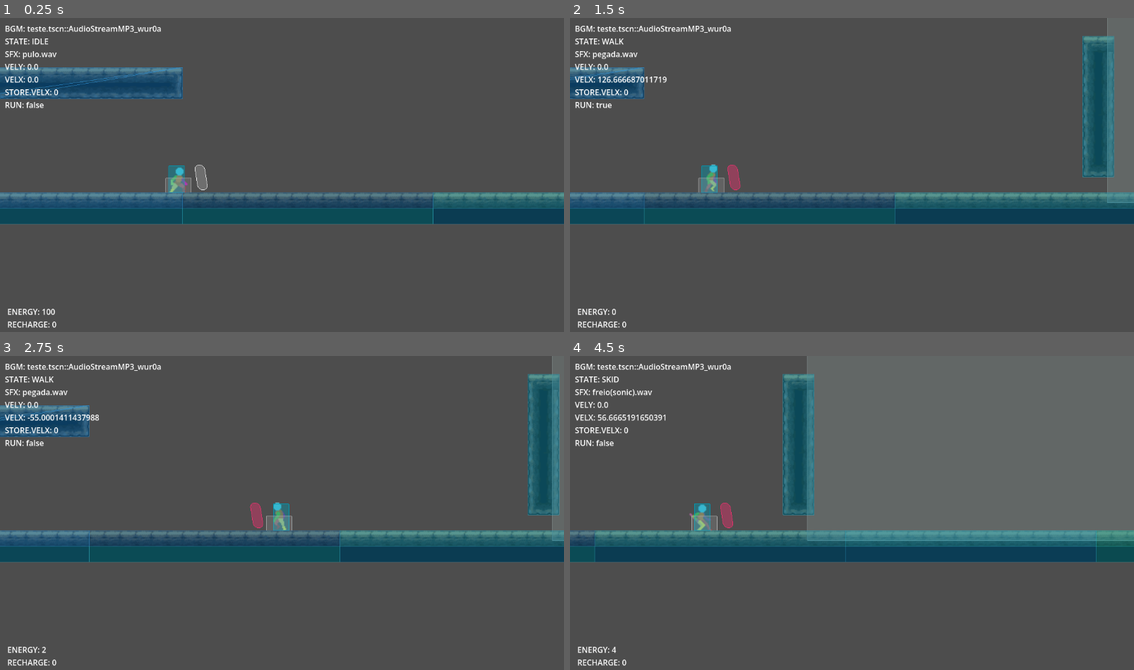
Above: before the commit, frames 1-4 (two rows, left to right).
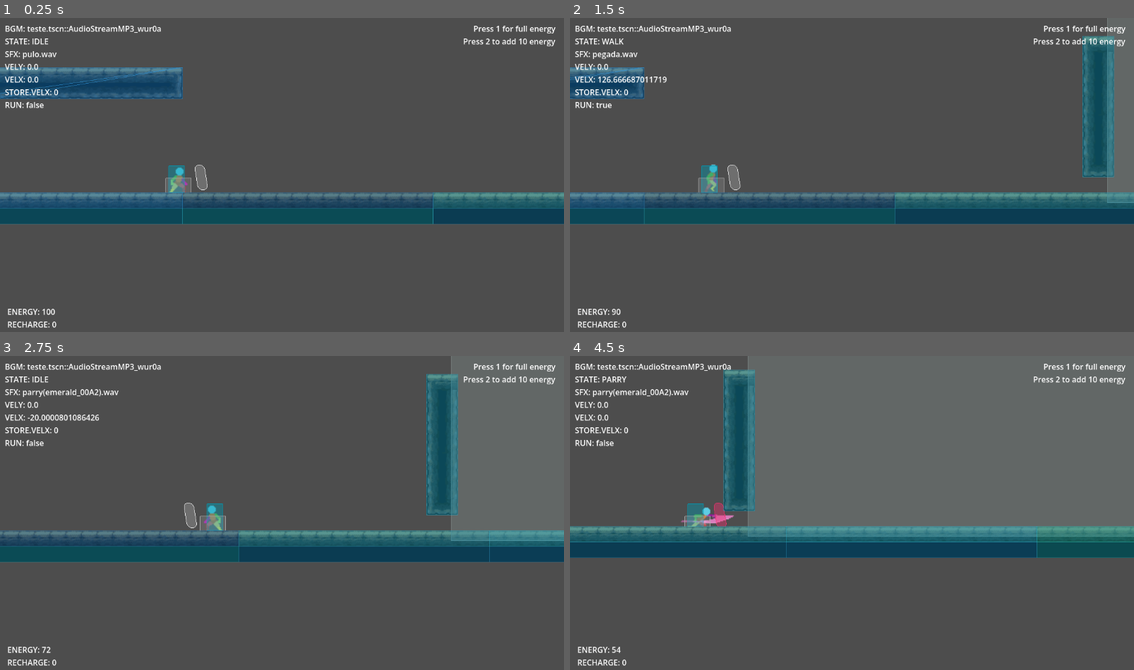
Above: after the commit, the same moments.

Repository: flanderszao/gamedev-delivery
Game: Godot game, scene res://teste.tscn
The game is run twice, just before and just after one commit, with the same random seed, the same clock (stepped at 60 frames per second) and the same inputs.
Inputs (mouse positions are in pixels of both pictures, inside the frame that each line leads up to):
- Up to frame 1 (0.25 s): no input
- Up to frame 2 (1.5 s): move the mouse to (976, 159) at 0.52 s; hold Right (right) from 0.53 s (still down); tap Z (b_button) at 0.6 s; tap Space (ui_select) at 0.77 s; move the mouse to (739, 190) at 1.27 s; tap Shift (a_button) at 1.35 s
- Up to frame 3 (2.75 s): tap Space (ui_select) at 1.52 s; tap Z (b_button) at 1.55, 2.1 s; move the mouse to (338, 443) at 2.02 s; release Right (right) at 2.03 s; hold Left (left) from 2.03 s (still down)
- Up to frame 4 (4.5 s): move the mouse to (823, 578) at 2.77 s; release Left (left) at 2.78 s; hold Right (right) 2.78-4.28 s; tap Z (b_button) at 2.85, 3.8, 4.35 s; tap Space (ui_select) at 3.02, 3.77 s; move the mouse to (1021, 563) at 3.52 s; tap Shift (a_button) at 3.6 s; tap 2 (debug_2, bound only after the commit) at 4.15 s; move the mouse to (682, 465) at 4.27 s; hold Left (left) from 4.28 s (still down)

The runs differ from the first frame. In frame 1, 0.3% of the frame differs, in the area x 82-99%, y 2-9%; in frame 2, 0.5%; in frame 3, 16%, in the area x 0-100%, y 0-95%; in frame 4, 15%.

Commit message:
Correção de bugs Mudança na lógica de mc_sfx.gd Mudança na lógica de interação com lombas em personagem.gs

Diff:
--- a/mc_sfx.gd
+++ b/mc_sfx.gd
@@ -16,24 +16,22 @@
 }
 
 enum Second {
-	THUD
+	THUD,
+	#CHARGE,
+	#PARRYHIT
 }
 
+#Sons do soundize
 var pulo_sfx = preload("res://SoundsAssets/pulo.wav")
 var pegada_sfx = preload("res://SoundsAssets/pegada.wav")
 var freio_sfx = preload("res://SoundsAssets/freio(sonic).wav")
-var parrywhiff_sfx = preload("res://SoundsAssets/parrywhiff(emerald_00A2).wav")
+var parry_sfx = preload("res://SoundsAssets/parry(emerald_00A2).wav")
+
+#Sons do secondize
+var thud_sfx = preload("res://SoundsAssets/thudparede(pokemon).wav")
 var parryhit_sfx = preload("res://SoundsAssets/parryhit(emerald_00AF).wav")
 
-var thud_sfx = preload("res://SoundsAssets/thudparede(pokemon).wav")
-
 var step_timer := 0
-
-func sfxize(second):
-	match second:
-		Second.THUD:
-			stream = thud_sfx
-			play()
 
 func soundize(state, state_frames, delta):
 	match state:
@@ -53,7 +51,7 @@
 				play()
 
 		State.SLIDE:
-			if state_frames == 7:
+			if state_frames == 2:
 				stream = freio_sfx
 				play()
 
@@ -73,8 +71,20 @@
 
 		State.PARRY:
 			if state_frames == 0:
-				stream = parrywhiff_sfx
+				stream = parry_sfx
 				play()
 
 		_:
 			pass
+
+func secondize(second):
+	match second:
+		Second.THUD:
+			stream = thud_sfx
+			play()
+
+		#Second.PARRYHIT:
+			#stream = parryhit_sfx
+			#play()
+		_:
+			pass
--- a/personagem.gd
+++ b/personagem.gd
@@ -8,6 +8,11 @@
 
 @export var jump_speed := -600.0 #velocidade de pulo
 @export var gravity := 2500.0 #gravidade
+
+@export var energy := 100.0 #variável de energia
+@export var parry_cost := 10
+@export var jump_cost := 10
+@export var frontjump_cost := 10
 
 @export var parry_duration := 0.25 #janela de parry em segundos
 
@@ -37,7 +42,9 @@
 }
 
 enum Second {
-	THUD
+	THUD,
+	#CHARGE,
+	#PARRYHIT
 }
 
 enum FACE {
@@ -57,7 +64,6 @@
 var stored_velocity := 0 #velocidade guardada, relevante pra momentum
 
 var recharge := 0.0 #variável de recarga
-var energy := 100.0 #variável de energia
 
 var face = FACE.Right #Personagem inicia olhando para o lado direito
 
@@ -99,15 +105,19 @@
 		last_state[1] = last_state[0]
 		last_state[0] = state
 
+	sfx.soundize(state, state_frames, delta)
+
+		#PROVAVELMENTE MUDAR A LÓGICA DO THUD!!!
 	if (abs(impact_velocity_x) > 300) and is_on_wall() and is_on_floor():
-		sfx.sfxize(Second.THUD) #MUDAR QUANDO THUD MUDAR
-
-	sfx.soundize(state, state_frames, delta)
+		sfx.secondize(Second.THUD) #MUDAR QUANDO THUD MUDAR
 
 
 func get_input():
 	if Input.is_action_just_pressed("debug_1"):
 		energy = 100
+
+	if Input.is_action_just_pressed("debug_2"):
+		energy += 10
 
 	if Input.is_action_just_pressed("b_button") and do_action(State.PARRY):
 		state = State.PARRY
@@ -140,13 +150,13 @@
 	if is_skidding(input_direction): #desativa corrida se freiar
 		wants_run = false
 
-	if state == State.PARRY and do_action(State.PARRY): #FEITO POR IA --- REVISAR
+	if state == State.PARRY: #FEITO POR IA --- REVISAR
 		parry_time_left = max(parry_time_left - delta, 0.0)
 		if parry_time_left > 0.0:
 			caixaprry.disabled = false
 			return
 		caixaprry.disabled = true
-		state = State.IDLE
+		state = last_state[1]
 
 	if state == State.SLIDE:
 		if not is_on_floor() and do_action(State.FRONTJUMP):
@@ -218,9 +228,25 @@
 		return
 
 	if input_direction != 0:
+		var speed_mult := 1.0
+
+		if is_on_floor(): #FEITO POR IA ---- REVISAR
+			var floor_x := float(get_floor_normal().x)
+			var steep := float(abs(floor_x))
+			var slope_sign := float(input_direction * floor_x)
+
+			if slope_sign < 0: # uphill
+				speed_mult -= 0.45 * steep
+			elif slope_sign > 0: # downhill
+				speed_mult += 0.25 * steep
+
+		#Estou entre a ideia de mudar ou velocidade limite
+		#Ou aceleração ao subir/descer rampas
+		#(SIMPLESMENTE MUDAR POSIÇÃO DO SPEED_MULT ENTRE
+		#O SEGUNDO OU TERCEIRO ARGUMENTO
 		velocity.x = move_toward(
 			velocity.x,
-			input_direction * target_speed,
+			input_direction * target_speed * speed_mult,
 			acceleration * delta
 		)
 	else:
@@ -274,7 +300,7 @@
 
 func update_energy(delta):
 	if energy > 100: #lidar com over-charge (é uma mecânica)
-		energy = move_toward(energy, 100, 1 * delta)
+		energy = move_toward(energy, 100, 3 * delta)
 
 	if state == State.SKID and state_frames == 0: #recarregar energia
 		energy += int(recharge)
@@ -305,21 +331,21 @@
 func do_action(state) -> bool:
 	if energy <= 100:
 		match state:
-			State.PARRY:
+			State.PARRY: #Declarado separado caso eu queira fazer algo com isso depois
 				if energy >= 10:
-					energy -= 10
+					energy -= parry_cost
 					return true
 				else:
 					return false
-			State.JUMP:
+			State.JUMP: #Declarado separado caso eu queira fazer algo com isso depois
 				if energy >= 10:
-					energy -= 10
+					energy -= jump_cost
 					return true
 				else:
 					return false
 			State.FRONTJUMP:
 				if energy >= 10:
-					energy -= 10
+					energy -= frontjump_cost
 					return true
 				else:
 					return false
--- a/project.godot
+++ b/project.godot
@@ -56,6 +56,11 @@
 "events": [Object(InputEventKey,"resource_local_to_scene":false,"resource_name":"","device":-1,"window_id":0,"alt_press …(191 unchanged characters)…
 ]
 }
+debug_2={
+"deadzone": 0.2,
+"events": [Object(InputEventKey,"resource_local_to_scene":false,"resource_name":"","device":-1,"window_id":0,"alt_pressed":false,"shift_pressed":false,"ctrl_pressed":false,"meta_pressed":false,"pressed":false,"keycode":0,"physical_keycode":50,"key_label":0,"unicode":50,"location":0,"echo":false,"script":null)
+]
+}
 
 [physics]
 
--- a/teste.gd
+++ b/teste.gd
@@ -2,6 +2,7 @@
 
 @onready var player = $Personagem
 @onready var debug_label = $CanvasLayer/DebugLabel
+@onready var debug_label2 = $CanvasLayer/DebugLabel2
 @onready var gameplay_label = $CanvasLayer/GameplayLabel
 
 @onready var area1 = $Area1
@@ -27,6 +28,7 @@
 		player.stored_velocity,
 		player.wants_run
 	]
+	debug_label2.text = "Press 1 for full energy\nPress 2 to add 10 energy"
 
 func get_state_name():
 	match player.state:
--- a/teste.tscn
+++ b/teste.tscn
@@ -1737,6 +1737,13 @@
 offset_right = 50.0
 offset_bottom = 33.0
 
+[node name="DebugLabel2" type="Label" parent="CanvasLayer" unique_id=1602743732]
+offset_left = 946.0
+offset_top = 10.0
+offset_right = 986.0
+offset_bottom = 33.0
+horizontal_alignment = 2
+
 [node name="GameplayLabel" type="Label" parent="CanvasLayer" unique_id=1213010956]
 offset_left = 15.0
 offset_top = 589.0
@@ -1747,6 +1754,7 @@
 
 [node name="Personagem" type="CharacterBody2D" parent="." unique_id=1438588857]
 position = Vector2(352, 131)
+floor_snap_length = 9.0
 script = ExtResource("2_ddwwg")
 
 [node name="mc_Sprites" type="AnimatedSprite2D" parent="Personagem" unique_id=1475663242]
Not shown, added: SoundsAssets/parry(emerald_00A2).wav.import
Not shown, removed: SoundsAssets/parrywhiff(emerald_00A2).wav.import
Not shown, changed: possíveis bugs.txt
Not shown, added: SoundsAssets/parry(emerald_00A2).wav
